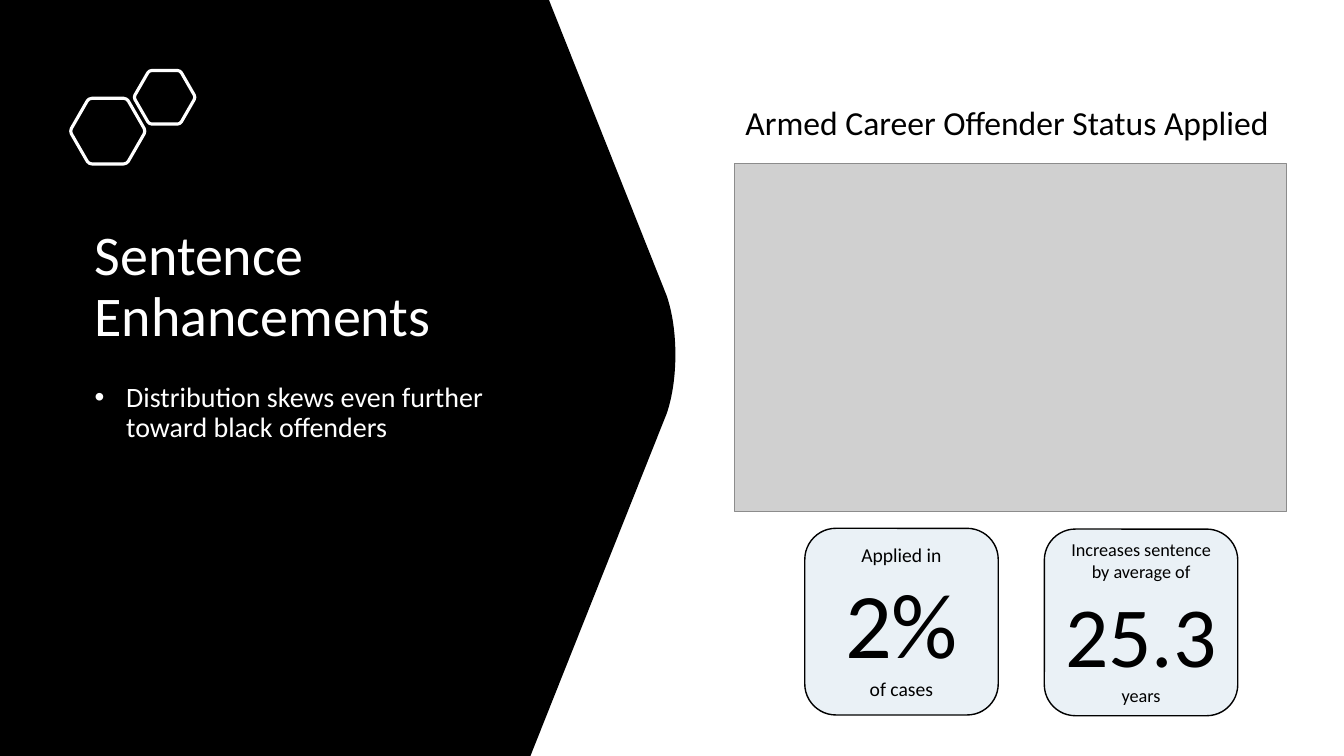
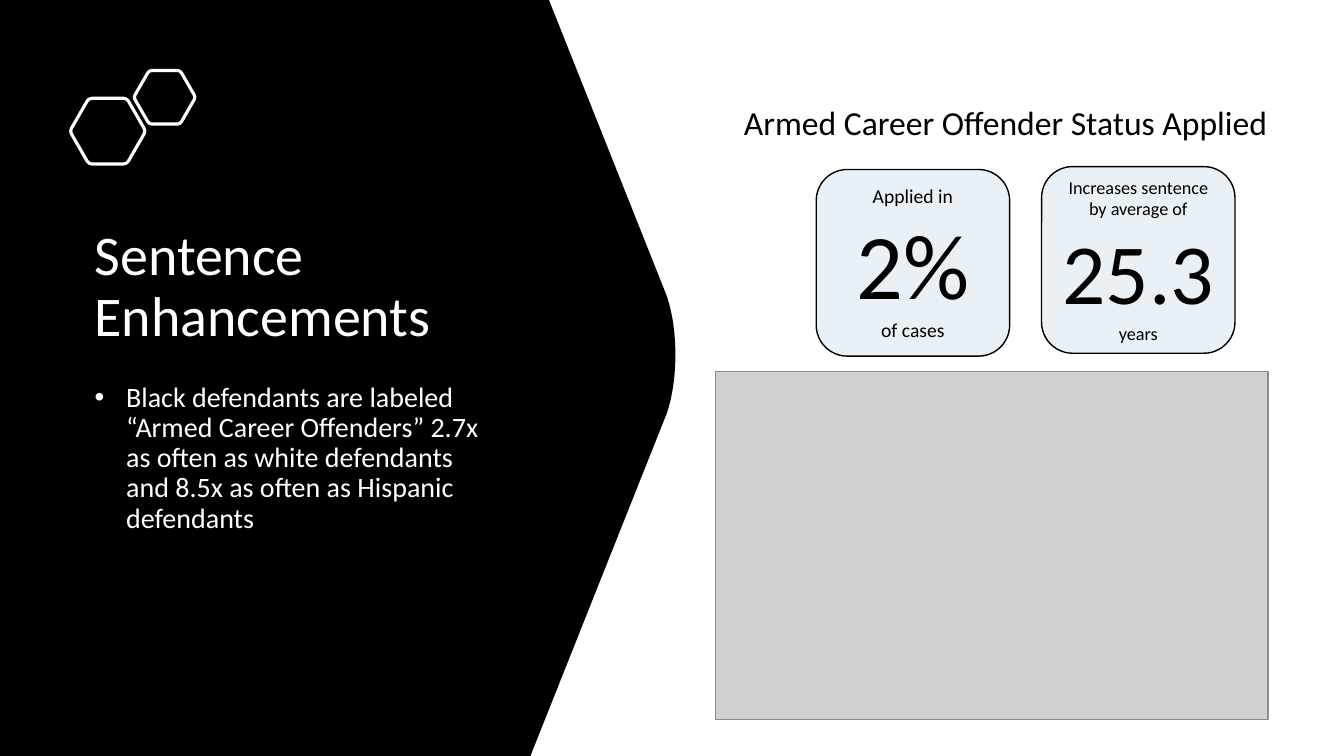
Before and after one commit to jenwhitson/sentencing_project, a slide deck: slide 14 of Presentation.pptx (slide 15 before the commit). Drawn at 1344x756 pixels with LibreOffice and Linux fonts; fonts in the diff are those of the drawing; grey boxes stand for pictures. Boxes give left, top, right and bottom in pixels: in the first picture for what was removed or moved away, otherwise in the second. Text is boxed around its words. In the diff, an @@ line names an element or a change of style, - is before the commit and + after.

Commit message:
updated stats in sentence enhancement portion

```diff
--- a/Presentation.pptx
+++ b/Presentation.pptx
@@ rounded rectangle "Applied in": place and size @@
-rounded rectangle "Applied in" at box(805, 528, 998, 715)
+rounded rectangle "Applied in" at box(817, 169, 1010, 356)
@@ rounded rectangle "Increases sentence by average of": place and size @@
-rounded rectangle "Increases sentence by average of" at box(1045, 529, 1238, 716)
+rounded rectangle "Increases sentence by average of" at box(1042, 166, 1235, 353)
@@ text at box(126, 387, 479, 529): text changed @@
-• Distribution skews even further toward black offenders
+• Black defendants are labeled “Armed Career Offenders” 2.7x as often as white defendants and 8.5x as often as Hispanic defendants
@@ picture: place and size @@
-picture at box(735, 164, 1288, 512)
+picture at box(716, 372, 1268, 720)
```
Also in this commit, not shown: 11 other slides changed, 6 slides removed.
